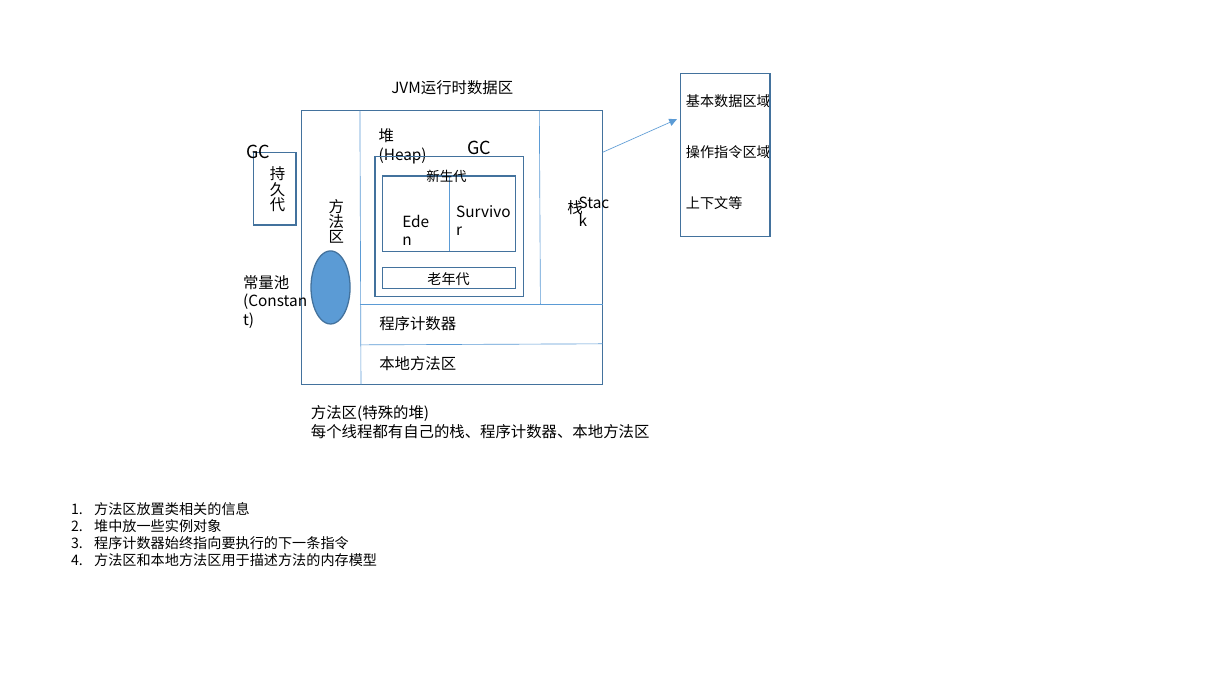
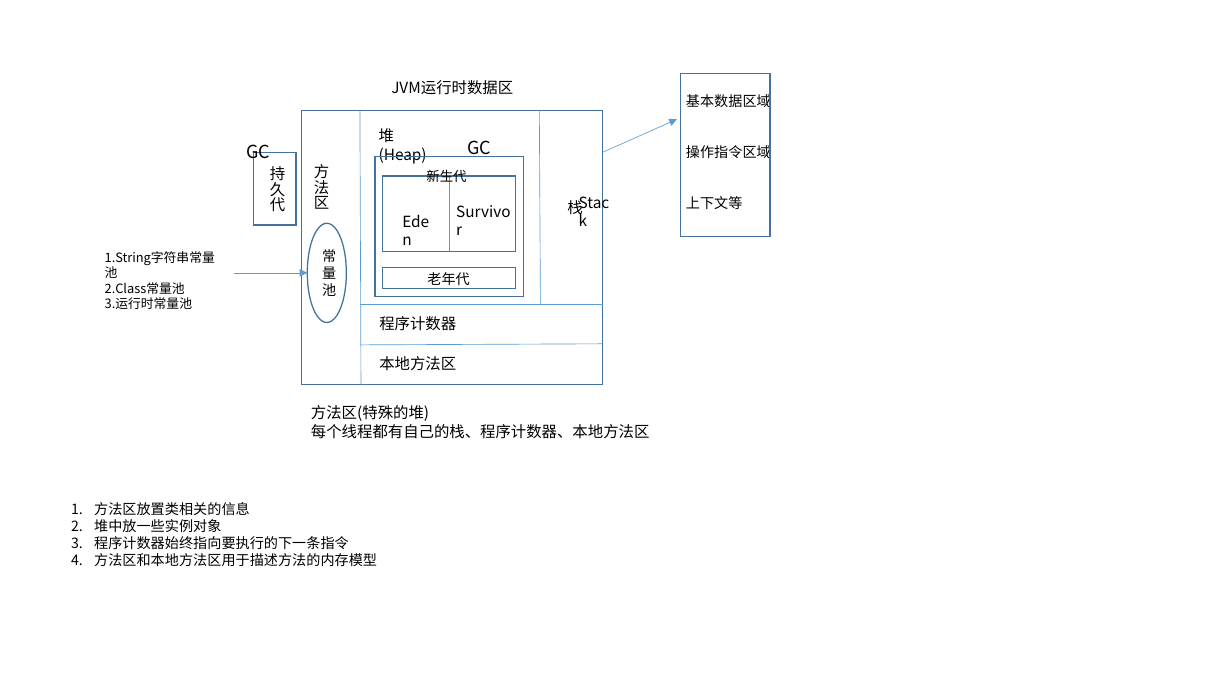
Before and after one commit to dengboyu/future, a slide deck: slide 1 of doc/doc.pptx. Drawn at 1232x693 pixels with LibreOffice and Linux fonts; fonts in the diff are those of the drawing. Boxes give left, top, right and bottom in pixels: in the first picture for what was removed or moved away, otherwise in the second. Text is boxed around its words. In the diff, an @@ line names an element or a change of style, - is before the commit and + after.

Commit message:
updae

```diff
--- a/doc/doc.pptx
+++ b/doc/doc.pptx
@@ text "方法区": place and size @@
-text "方法区" at [329, 199, 344, 243]
+text "方法区" at [314, 164, 329, 209]
@@ ellipse "常量池": place and size @@
-ellipse "常量池" at [311, 251, 350, 324]
+ellipse "常量池" at [308, 224, 347, 323]
@@ ellipse "常量池" at [308, 224, 347, 323]: fill #5B9BD5 to none @@
@@ text at [105, 251, 215, 309]: text changed; size 12 to 10 pt @@
-常量池
-(Constant)
+1.String字符串常量池
+2.Class常量池
+3.运行时常量池
@@ text in ellipse at [322, 249, 336, 296]: text added @@
+常量池
@@ arrow added from (235, 273) to (308, 273), #5B9BD5 0.5 pt @@
```
